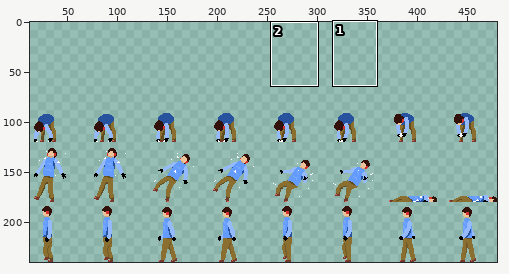
Sprite sheet, stored at FinalProject/snowwar/enemy_image.png. Above, an overview of the earlier version with the close-up marked.
Close-up. Old version:
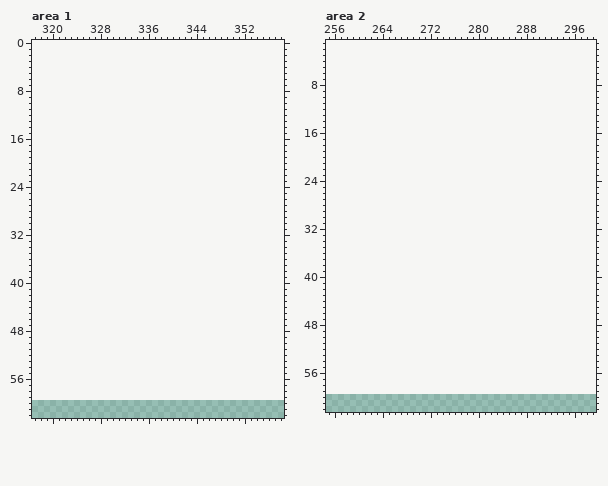
The file is 480x180 pixels. Shown: area 1: x 317..358, y 0..62; area 2: x 255..299, y 1..62. The old version is drawn lined up with the new one, on the new canvas. The wide view leaves out empty margins. The commit also changed other parts of the picture, which this record leaves out.
Palette (. is transparent): 
Pixels before, area 1 (only the part around the change), first column x 317:
 2 .......................................
 3 .......................................
 4 .......................................
 5 .......................................
 6 .......................................
 7 .......................................
 8 .......................................
 9 .......................................
10 .......................................
11 .......................................
12 .......................................
13 .......................................
14 .......................................
15 .......................................
16 .......................................
17 .......................................
18 .......................................
19 .......................................
20 .......................................
21 .......................................
22 .......................................
23 .......................................
24 .......................................
25 .......................................
26 .......................................
27 .......................................
28 .......................................
29 .......................................
30 .......................................
31 .......................................
32 .......................................
33 .......................................
34 .......................................
35 .......................................
36 .......................................
37 .......................................
38 .......................................
39 .......................................
40 .......................................
41 .......................................
42 .......................................
43 .......................................
44 .......................................
45 .......................................
46 .......................................
47 .......................................
48 .......................................
49 .......................................
50 .......................................
51 .......................................
52 .......................................
53 .......................................
54 .......................................
55 .......................................
56 .......................................
57 .......................................
58 .......................................
59 .......................................
60 .......................................
61 .......................................
62 .......................................
Pixels before, area 2 (only the part around the change), first column x 255:
 3 .............................................
 4 .............................................
 5 .............................................
 6 .............................................
 7 .............................................
 8 .............................................
 9 .............................................
10 .............................................
11 .............................................
12 .............................................
13 .............................................
14 .............................................
15 .............................................
16 .............................................
17 .............................................
18 .............................................
19 .............................................
20 .............................................
21 .............................................
22 .............................................
23 .............................................
24 .............................................
25 .............................................
26 .............................................
27 .............................................
28 .............................................
29 .............................................
30 .............................................
31 .............................................
32 .............................................
33 .............................................
34 .............................................
35 .............................................
36 .............................................
37 .............................................
38 .............................................
39 .............................................
40 .............................................
41 .............................................
42 .............................................
43 .............................................
44 .............................................
45 .............................................
46 .............................................
47 .............................................
48 .............................................
49 .............................................
50 .............................................
51 .............................................
52 .............................................
53 .............................................
54 .............................................
55 .............................................
56 .............................................
57 .............................................
58 .............................................
59 .............................................
60 .............................................
61 .............................................
62 .............................................
The result:
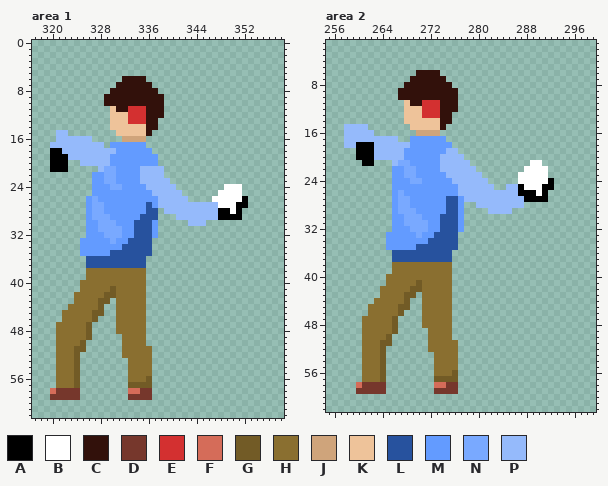
Colours new in this view: A #000000  B #ffffff  C #32110b  D #76372c  E #d33030  F #d56c59  G #725b26  H #8a6f30  J #cfa47b  K #eec39a  L #27529e  M #639bff  N #79a9ff  P #95bafb
What changed:
canvas 480x180 -> 480x240, the old top-left corner now at 0,60
Changed rows in their new state; - is an unchanged pixel.
Area 1:
first column x 320:
 6 ------------CCCC-----------------
 7 -----------CCCCCC----------------
 8 ----------CCCCCCCC---------------
 9 ---------CCCCCCCCCC--------------
10 ---------CCCCCCCCCC--------------
11 ----------KCCEEECCC--------------
12 ----------KKKEEECCC--------------
13 ----------KKKEEECC---------------
14 ----------KKKKKKCC---------------
15 -PP--------KKKKKC----------------
16 -PPPPPP-----JJJJ-----------------
17 PPPPPPPPP-MMMMMM-----------------
18 AAPPPPPPPPPMMMMMM----------------
19 AAAPPPPPPPMMMMMMMM---------------
20 AAA--PPPPPMMMMMMMM---------------
21 AAA-----PNNMMMMPPPP--------------
22 -------MMNNMMMMPPPP--------------
23 -------MMNNMMMMPPPPP-------------
24 -------MMMNNMMMMPPPPP--------BBB-
25 -------MMMMMMMMMMPPPPP------BBBB-
26 ------MNMMMMMMMMMMPPPPP----BBBBBA
27 ------MNNMMMMMMMLMPPPPPPPPPPBBBAA
28 ------MNNMMMMMMMLL-PPPPPPPPPAABA-
29 ------MNNNMMMMMLLL---PPPPPPPAAAA-
30 ------MMNNNMMMLLLM-----PPP-------
31 ------MMNNNNMMLLLM---------------
32 ------MMMNNNMMLLLM---------------
33 -----MMMMMNMMLLLL----------------
34 -----MMMMMMMLLLLL----------------
35 -----MMMMMLLLLLLL----------------
36 ------LLLLLLLLLL-----------------
37 ------LLLLLLLLLL-----------------
38 ------HHHHHHHHHH-----------------
39 ------HHHHHHHHHH-----------------
40 -----HHHHHHHHHHH-----------------
41 -----HHHHHGHHHHH-----------------
42 ----HHHHHGGHHHHH-----------------
43 ----HHHHGG-HHHHH-----------------
44 ---HHHHHG--HHHHH-----------------
45 --HHHHHGG--HHHHH-----------------
46 --HHHHHG---HHHHH-----------------
47 -HHHHHG----HHHHH-----------------
48 -HHHHHG----HHHHH-----------------
49 -HHHHHG-----HHHH-----------------
50 -HHHHG------HHHH-----------------
51 -HHHGG------HHHHH----------------
52 -HHHG-------HHHHH----------------
53 -HHHG--------HHHH----------------
54 -HHHG--------HHHH----------------
55 -HHHG--------HHHH----------------
56 -HHHG--------HHHG----------------
57 -HHHG--------GGGG----------------
58 FDDDD--------FFDD----------------
59 DDDDD--------DDDD----------------
Area 2:
first column x 258:
 6 ------------CCCC-------------------
 7 -----------CCCCCC------------------
 8 ----------CCCCCCCC-----------------
 9 ---------CCCCCCCCCC----------------
10 ---------CCCCCCCCCC----------------
11 ----------KCCEEECCC----------------
12 ----------KKKEEECCC----------------
13 ----------KKKEEECC-----------------
14 ----------KKKKKKCC-----------------
15 PPPP-------KKKKKC------------------
16 PPPPP-------JJJJ-------------------
17 PPPPPPPPP--MMMMMM------------------
18 PPAAAPPPPPPMMMMMMM-----------------
19 --AAAPPPPPMMMMMMMPP----------------
20 --AAAPPPPPMMMMMMPPPP---------------
21 ---AA---PNNMMMMMPPPPP----------BB--
22 --------MMNNMMMMPPPPPP--------BBBB-
23 --------MMNNMMMMMPPPPPP------BBBBB-
24 --------MMMNNMMMMMPPPPPP-----BBBBBA
25 --------MMMMMMMMMMMPPPPPP--PPABBBAA
26 --------MNMMMMMMMMMPPPPPPPPPPAAABA-
27 --------MNNMMMMMMLLMPPPPPPPPPPAAAA-
28 --------MNNMMMMMMLLM--PPPPPPPP-----
29 --------MNNNMMMMMLLM----PPPP-------
30 --------MMNNNMMMLLLM---------------
31 --------MMNNNNMMLLLM---------------
32 --------MMMNNNMMLLLM---------------
33 -------MMMMMNMMLLLL----------------
34 -------MMMMMMMLLLLL----------------
35 -------MMMMMLLLLLLL----------------
36 --------LLLLLLLLLL-----------------
37 --------LLLLLLLLLL-----------------
38 --------HHHHHHHHHH-----------------
39 --------HHHHHHHHHH-----------------
40 -------HHHHHHHHHHH-----------------
41 -------HHHHHGHHHHH-----------------
42 ------HHHHHGGHHHHH-----------------
43 ------HHHHGG-HHHHH-----------------
44 -----HHHHHG--HHHHH-----------------
45 ----HHHHHGG--HHHHH-----------------
46 ----HHHHHG---HHHHH-----------------
47 ---HHHHHG----HHHHH-----------------
48 ---HHHHHG----HHHHH-----------------
49 ---HHHHHG-----HHHH-----------------
50 ---HHHHG------HHHH-----------------
51 ---HHHGG------HHHHH----------------
52 ---HHHG-------HHHHH----------------
53 ---HHHG--------HHHH----------------
54 ---HHHG--------HHHH----------------
55 ---HHHG--------HHHH----------------
56 ---HHHG--------HHHG----------------
57 ---HHHG--------GGGG----------------
58 --FDDDD--------FFDD----------------
59 --DDDDD--------DDDD----------------
Changed places in both close-ups, as pixel boxes (x1, y1, x2, y2):
added: (50, 76, 248, 400)
added: (344, 70, 554, 394)
